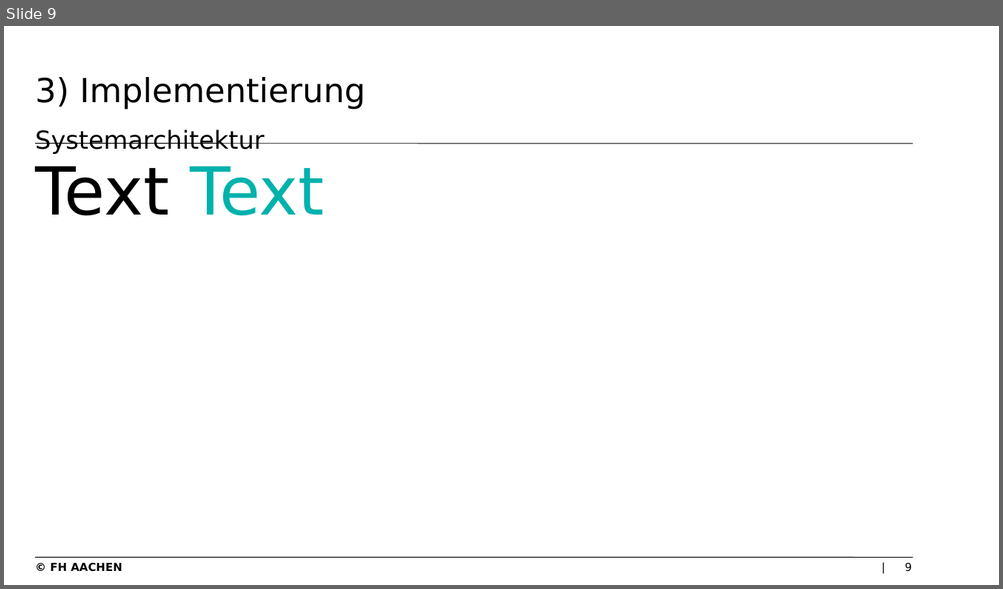
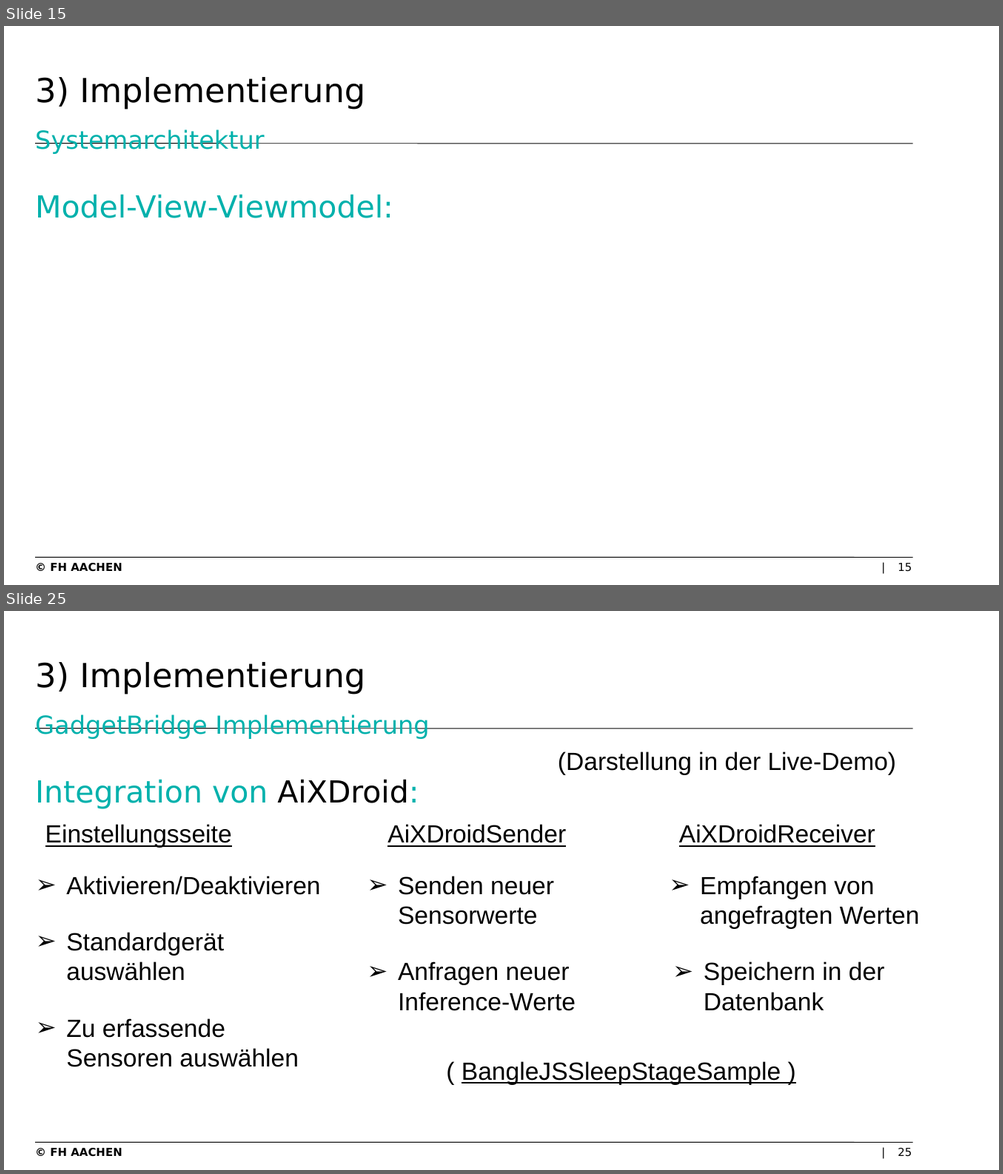
Before and after one commit to levithas/Bachelorprojekt, a slide deck: Dokumentation/Präsentation.pptx. Shown one above the other, each under a label of ours: slide 9 before the commit, slides 15 and 25 after it; the slides between them are not shown. The pictures are 1003x589 and 1003x1174 pixels, drawn with LibreOffice and Linux fonts; fonts in the diff are those of the drawing; background and template pictures are left out. Boxes give left, top, right and bottom in pixels: in the first picture for what was removed or moved away, otherwise in the second. Text is boxed around its words. In the diff, an @@ line names an element or a change of style, - is before the commit and + after.

```diff
--- a/Dokumentation/Präsentation.pptx
+++ b/Dokumentation/Präsentation.pptx
@@ slide 25 added at (x1=4, y1=611, x2=999, y2=1170), background #FFFFFF; not listed: 2 template elements that a slide beside it also shows @@
@@ title added at (x1=35, y1=662, x2=429, y2=739), 18 pt, text #00B1AC @@
+3) Implementierung
+GadgetBridge Implementierung
@@ text added at (x1=558, y1=752, x2=896, y2=775), 18 pt, text #000000 @@
+(Darstellung in der Live-Demo)
@@ text added at (x1=35, y1=779, x2=418, y2=809), 22 pt, text #00B1AC @@
+Integration von AiXDroid:
@@ text added at (x1=45, y1=824, x2=232, y2=847), 18 pt, text #000000, underline @@
+Einstellungsseite
@@ text added at (x1=387, y1=824, x2=566, y2=847), 18 pt, text #000000, underline @@
+AiXDroidSender
@@ text added at (x1=679, y1=824, x2=875, y2=847), 18 pt, text #000000, underline @@
+AiXDroidReceiver
@@ text added at (x1=66, y1=876, x2=320, y2=895), 18 pt, text #000000 @@
+➢ Aktivieren/Deaktivieren
@@ text added at (x1=398, y1=876, x2=554, y2=925), 18 pt, text #000000 @@
+➢ Senden neuer Sensorwerte
@@ text added at (x1=700, y1=876, x2=919, y2=928), 18 pt, text #000000 @@
+➢ Empfangen von angefragten Werten
@@ text added at (x1=66, y1=932, x2=224, y2=981), 18 pt, text #000000 @@
+➢ Standardgerät auswählen
@@ text added at (x1=398, y1=962, x2=575, y2=1011), 18 pt, text #000000 @@
+➢ Anfragen neuer Inference-Werte
@@ text added at (x1=703, y1=962, x2=885, y2=1011), 18 pt, text #000000 @@
+➢ Speichern in der Datenbank
@@ text added at (x1=66, y1=1019, x2=299, y2=1068), 18 pt, text #000000 @@
+➢ Zu erfassende Sensoren auswählen
@@ text added at (x1=461, y1=1062, x2=780, y2=1085), 18 pt, text #000000, underline @@
+( BangleJSSleepStageSample )
@@ text added at (x1=50, y1=1148, x2=122, y2=1157), 8 pt, text #000000, bold @@
+© FH AACHEN
@@ text added at (x1=799, y1=1145, x2=885, y2=1155), 8 pt, text #000000 @@
+|
@@ page number added at (x1=897, y1=1148, x2=911, y2=1157), 8 pt, text #000000 @@
+25
@@ what was slide 9 is now slide 15 @@
@@ slide 15 changed as well @@
@@ title "3) Implementierung Systemarchitektur" at (x1=35, y1=77, x2=365, y2=154): text colour #000000 to #00B1AC in "Systemarchitektur" @@
@@ text removed at (x1=35, y1=166, x2=324, y2=216) @@
-Text Text
@@ text added at (x1=35, y1=194, x2=393, y2=218), 22 pt, text #00B1AC @@
+Model-View-Viewmodel:
@@ page number at (x1=897, y1=563, x2=911, y2=572): text changed @@
-9
+15
```
Also in this commit, not shown: 15 other slides changed, 15 other slides added, 5 slides removed, 4 other files.
